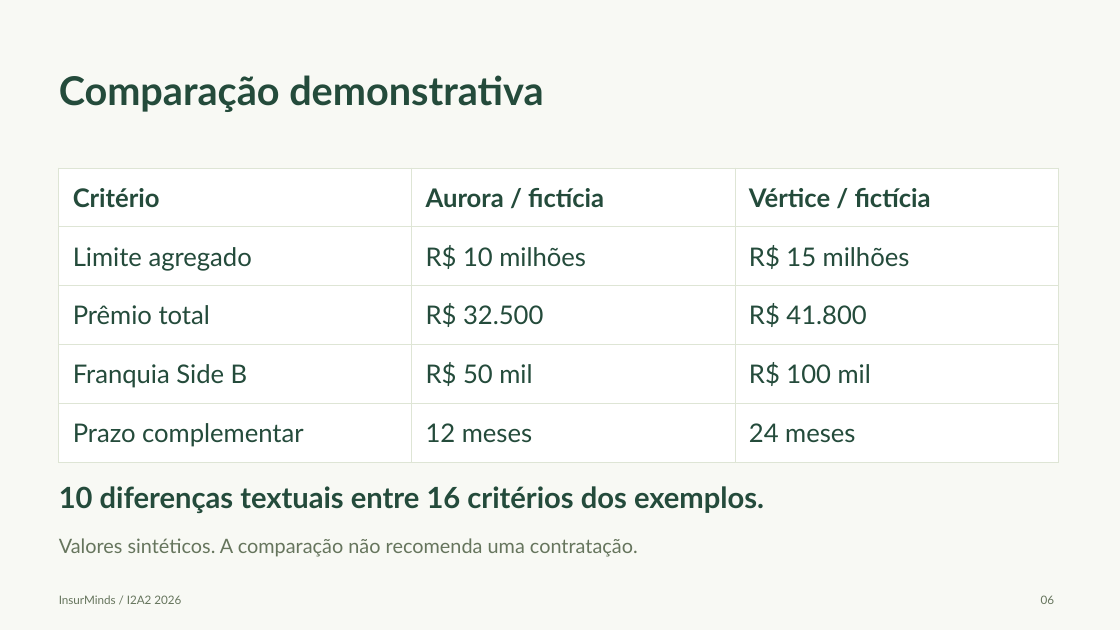
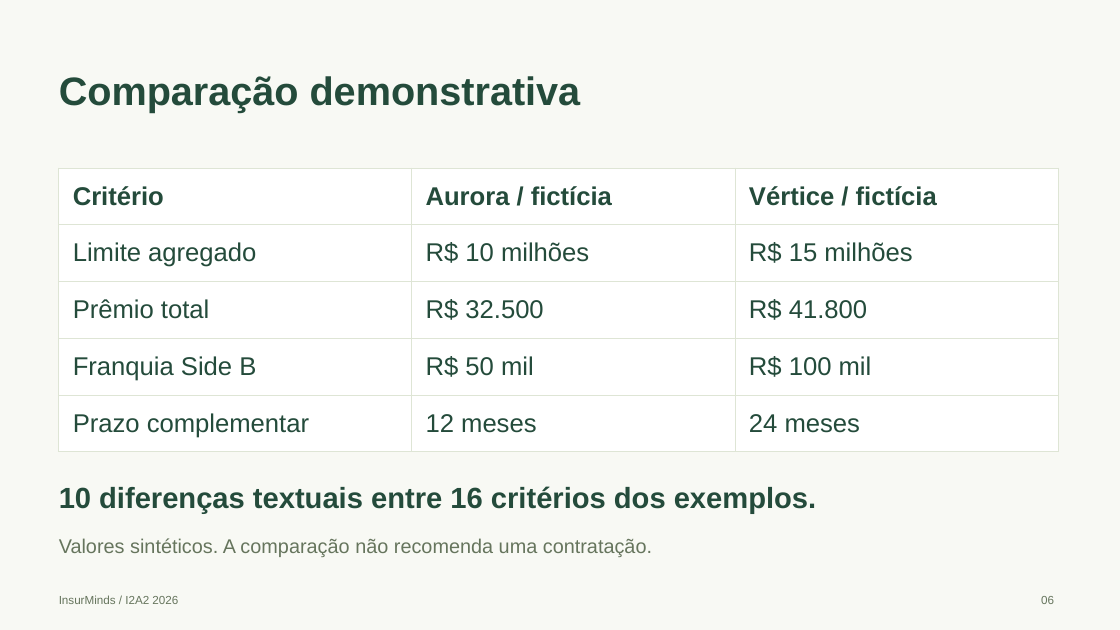
Before and after one commit to vicTmm/i2a2-desafio-final, a slide deck: slide 6 of Projeto_Final_Artefatos/InsurMinds_Projeto_Final.pptx. Drawn at 1120x630 pixels with LibreOffice and Linux fonts; fonts in the diff are those of the drawing. Boxes give left, top, right and bottom in pixels: in the first picture for what was removed or moved away, otherwise in the second. Text is boxed around its words. In the diff, an @@ line names an element or a change of style, - is before the commit and + after.

```diff
--- a/Projeto_Final_Artefatos/InsurMinds_Projeto_Final.pptx
+++ b/Projeto_Final_Artefatos/InsurMinds_Projeto_Final.pptx
@@ table at (59, 168, 1059, 442) @@
@@ font Lato to Arial @@
@@ font Lato to Arial in 4 elements at (59, 76, 581, 113), (59, 595, 178, 604), (59, 486, 816, 514), (59, 538, 652, 557) @@
```
Also in this commit, not shown: 7 other slides changed, 38 other files.
